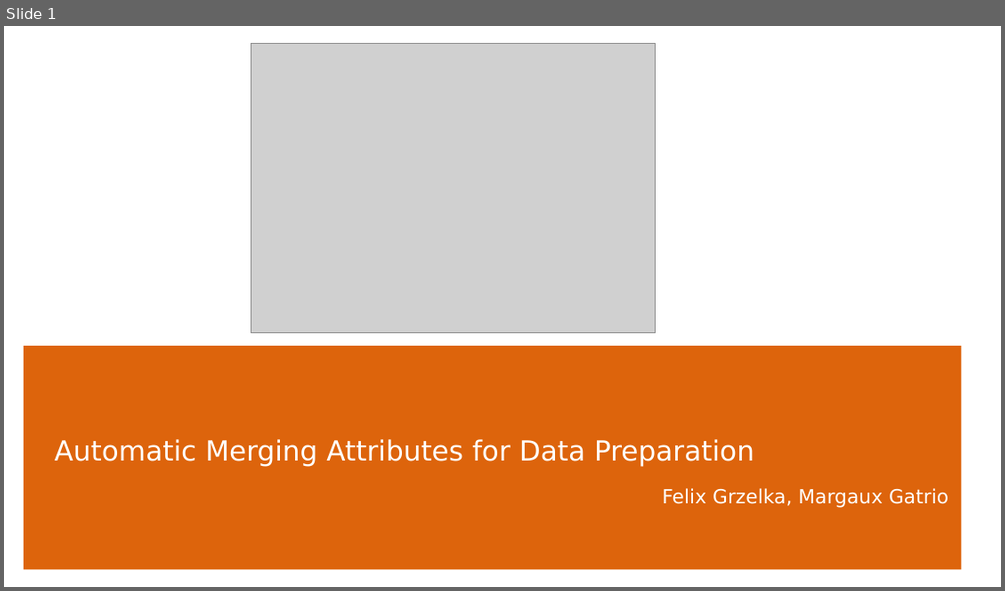
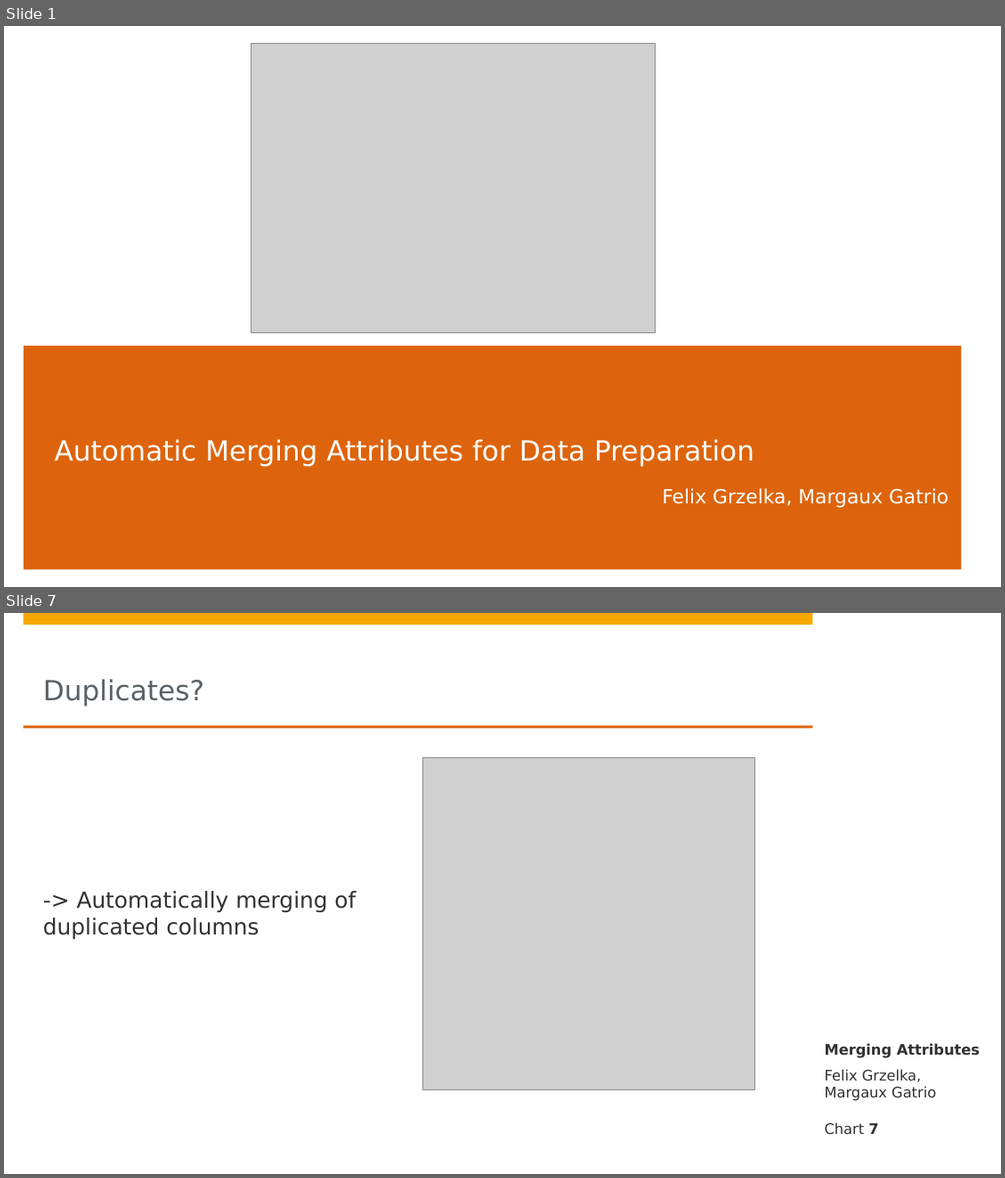
Before and after one commit to lanchiang/data-knoller, a slide deck: Grand_Präsi.pptx. Shown one above the other, each under a label of ours: slide 1 before the commit, slides 1 and 7 after it; the slides between them are not shown. The pictures are 1005x591 and 1005x1178 pixels, drawn with LibreOffice and Linux fonts; fonts in the diff are those of the drawing; grey boxes stand for pictures; background and template pictures are left out. Boxes give left, top, right and bottom in pixels: in the first picture for what was removed or moved away, otherwise in the second. Text is boxed around its words. In the diff, an @@ line names an element or a change of style, - is before the commit and + after.

```diff
--- a/Grand_Präsi.pptx
+++ b/Grand_Präsi.pptx
@@ slide 7 added at <box>4,613,1001,1174</box>, background #FFFFFF; not listed: 2 template elements that a slide beside it also shows @@
@@ title added at <box>43,679,204,706</box>, 20 pt, text #5A6166 @@
+Duplicates?
@@ rectangle added at <box>833,707,989,726</box>, fill #FFFFFF @@
@@ rectangle added at <box>23,726,812,729</box>, fill #DD640C @@
@@ picture added at <box>422,757,754,1089</box> @@
@@ text added at <box>43,891,356,939</box>, 16 pt, text #323232 @@
+-> Automatically merging of duplicated columns
@@ text added at <box>825,1043,979,1058</box>, 10.5 pt, text #323232, bold @@
+Merging Attributes
@@ text added at <box>825,1069,936,1101</box>, 10.5 pt, text #323232 @@
+Felix Grzelka, Margaux Gatrio
@@ page number added at <box>825,1122,878,1135</box>, 10.5 pt, text #323232 @@
+Chart 7
```
Also in this commit, not shown: 5 slides changed, 5 other slides added, 4 slides removed.
